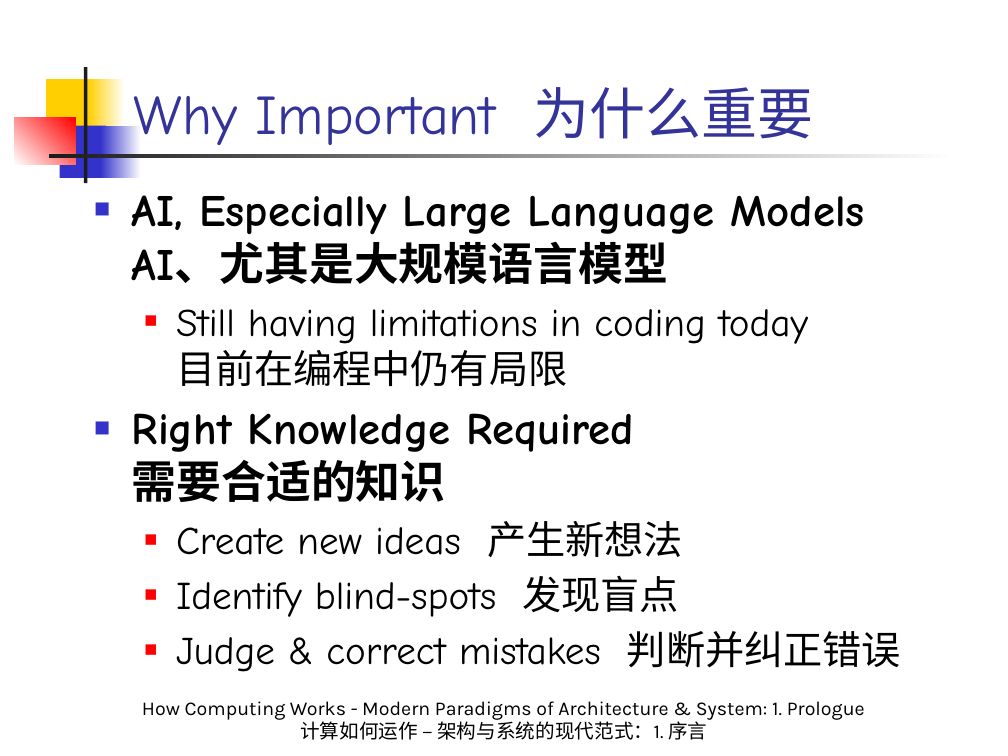
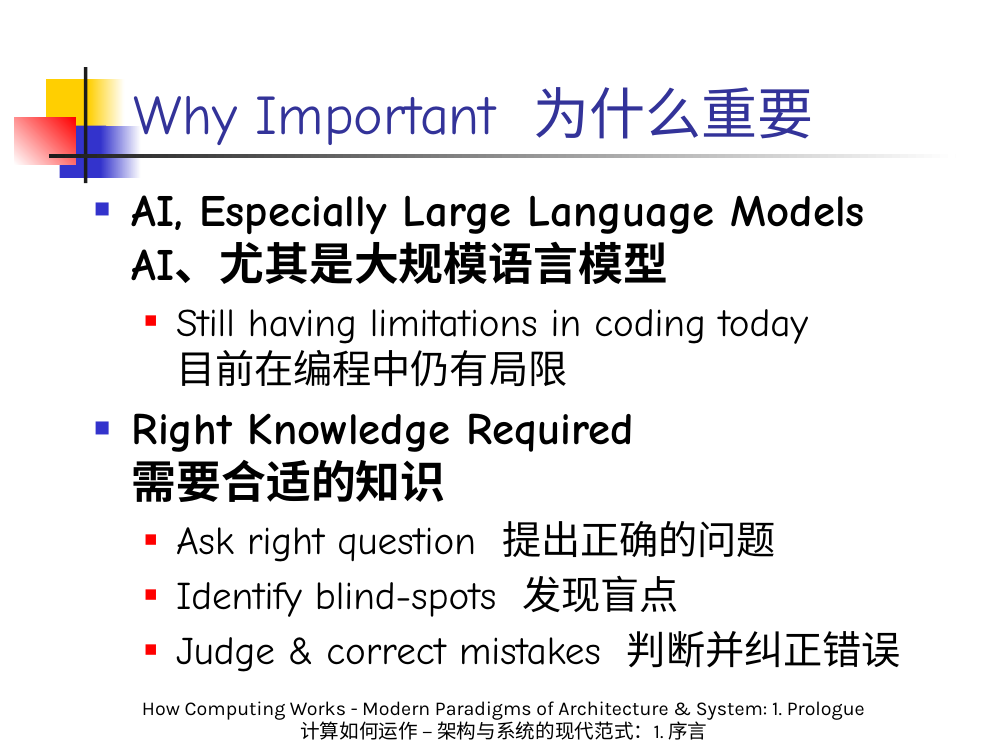
Before and after one commit to licongintel/courseMaterial, a slide deck: slide 10 of HCWMPA&S/Slides/1. Prologue.pptx. Drawn at 1008x756 pixels with LibreOffice and Linux fonts; fonts in the diff are those of the drawing. Boxes give left, top, right and bottom in pixels: in the first picture for what was removed or moved away, otherwise in the second. Text is boxed around its words. In the diff, an @@ line names an element or a change of style, - is before the commit and + after.

```diff
--- a/HCWMPA&S/Slides/1. Prologue.pptx
+++ b/HCWMPA&S/Slides/1. Prologue.pptx
@@ text at [176,521,776,562]: text changed @@
-  ■ Create new ideas 产生新想法
+  ■ Ask right question 提出正确的问题
```
Also in this commit, not shown: 4 other files.
